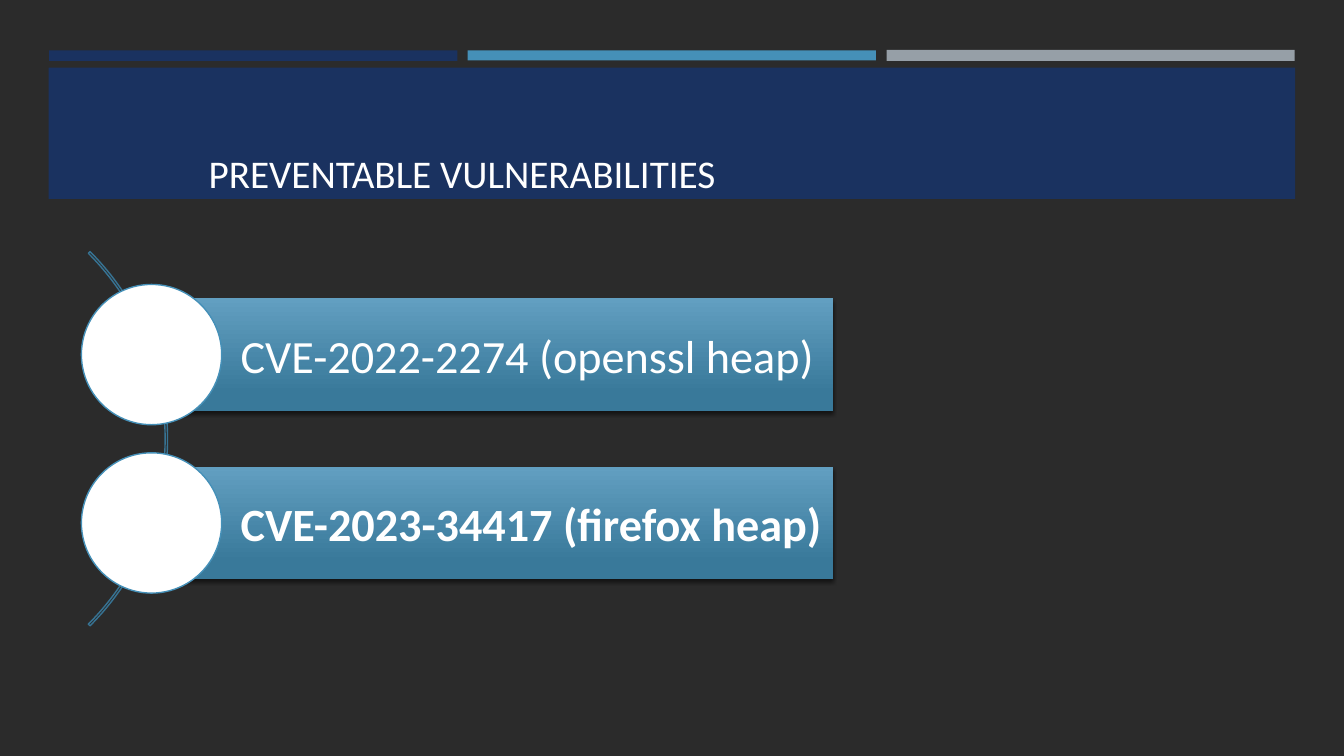
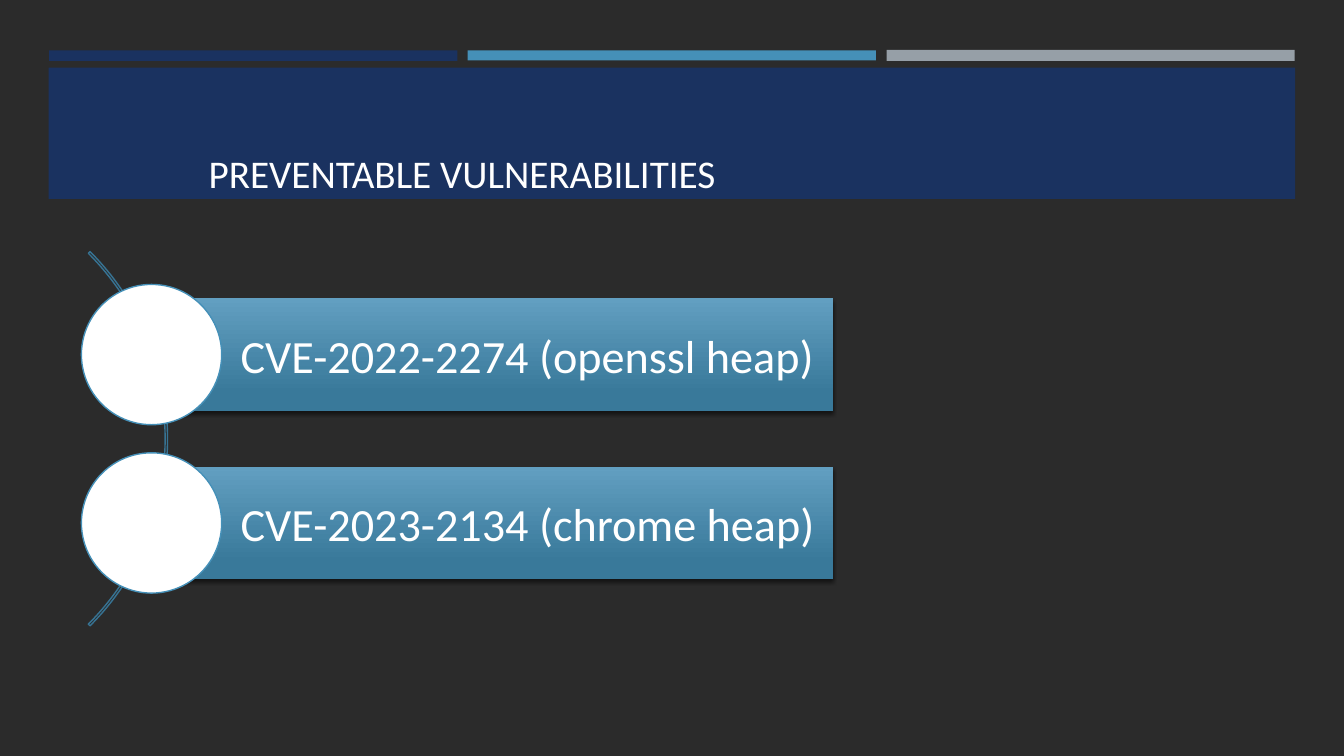
Before and after one commit to Potochi/licenta, a slide deck: slide 17 of Exploits.pptx. Drawn at 1344x756 pixels with LibreOffice and Linux fonts; fonts in the diff are those of the drawing; background and template pictures are left out; a plain dark background stands for a picture behind light text. Boxes give left, top, right and bottom in pixels: in the first picture for what was removed or moved away, otherwise in the second. Text is boxed around its words. In the diff, an @@ line names an element or a change of style, - is before the commit and + after.

Commit message:
firefox -> chrome

```diff
--- a/Exploits.pptx
+++ b/Exploits.pptx
@@ text at (x1=241, y1=507, x2=815, y2=549): text changed; bold off @@
-CVE-2023-34417 (firefox heap)
+CVE-2023-2134 (chrome heap)
```
